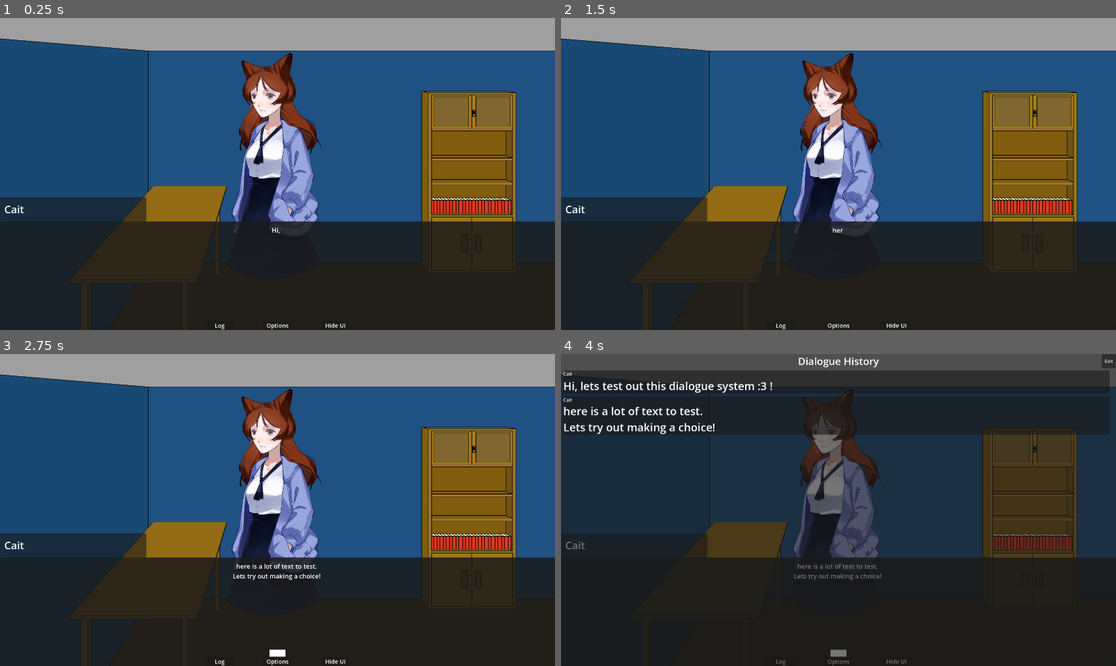
Above: before the commit, frames 1-4 (two rows, left to right).
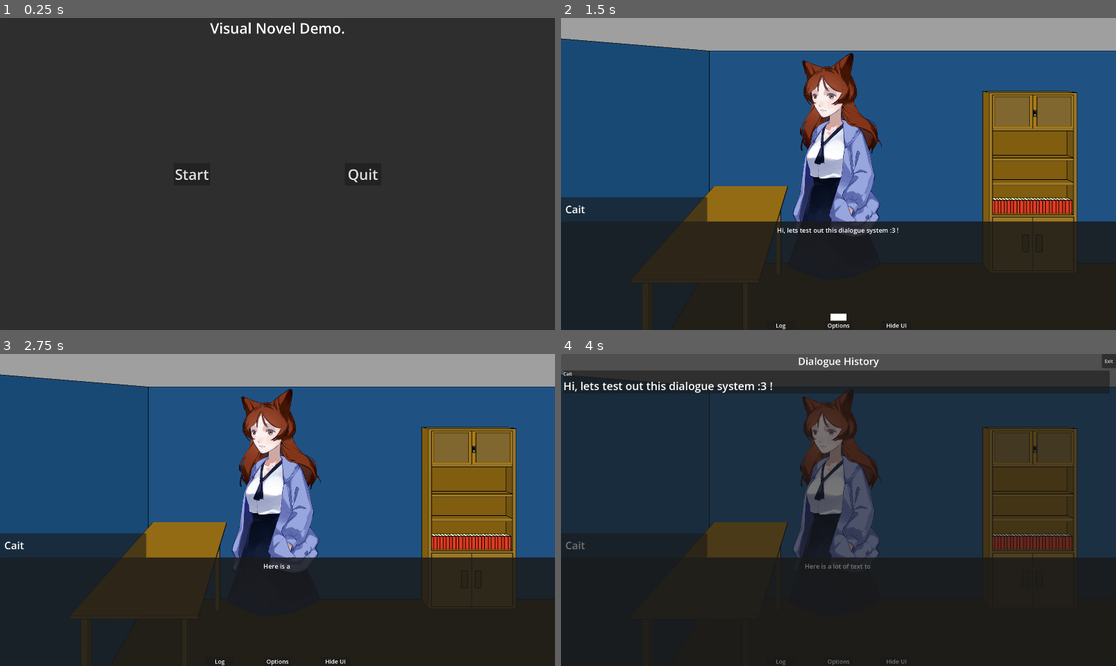
Above: after the commit, the same moments.

Repository: IIIIDizzleIIII/GodotDialogueTool
Game: Godot game, scene res://Manager.tscn
Same seed, same stepped clock (60 frames per second), same inputs: the game is played once before the commit and once after it.
Inputs (mouse positions are in pixels of both pictures, inside the frame that each line leads up to):
- Up to frame 1 (0.25 s): no input
- Up to frame 2 (1.5 s): click (755, 174) at 0.5 s, where only the run after the commit has a clickable "Start"; click (838, 170) at 1.25 s
- Up to frame 3 (2.75 s): click (277, 506) at 2 s
- Up to frame 4 (4 s): click "Log" at 2.75 s; click "Hide UI" at 3.5 s

The runs differ from the first frame. In frame 1, 63% of the frame differs, in the area x 0-100%, y 0-100%; in frame 2, 0.2%; in frame 3, 0.3%; in frame 4, 8.9%.

Commit message:
I cant actually remember

Diff:
--- a/DialogueSystem/DialogueSystem.gd
+++ b/DialogueSystem/DialogueSystem.gd
@@ -72,6 +72,7 @@
 			current_dialogue = current_dialogue.next_node
 		else:
 			get_tree().quit()
+			break
 
 func StartDialogueChoice(dialogue_event:DialogueEvent):
 	choices_menu.visible = true
@@ -80,7 +81,7 @@
 		new_button.text = i.ChoiceDialogue
 
 		if i.NextScene:
-			Autoloaded.LoadNewScene.emit(i.NextScene)
+			new_button.pressed.connect(func():Autoloaded.LoadNewScene.emit(i.NextScene))
 		else:
 			new_button.pressed.connect(func():EndDialogueChoice(i.NextEvent))
 
--- a/DialogueSystem/DialogueSystem.tscn
+++ b/DialogueSystem/DialogueSystem.tscn
@@ -20,7 +20,7 @@
 [sub_resource type="LabelSettings" id="LabelSettings_bdddm"]
 font_size = 35
 
-[node name="DialogueSystem" type="Control" unique_id=1922153073 node_paths=PackedStringArray("start_dialogue")]
+[node name="DialogueSystem" type="Control" unique_id=1922153073]
 layout_mode = 3
 anchors_preset = 15
 anchor_right = 1.0
@@ -28,7 +28,6 @@
 grow_horizontal = 2
 grow_vertical = 2
 script = ExtResource("1_08vf1")
-start_dialogue = NodePath("")
 
 [node name="BackgroundArt" type="TextureRect" parent="." unique_id=1615268578]
 layout_mode = 0
@@ -214,6 +213,7 @@
 layout_mode = 0
 offset_right = 1920.0
 offset_bottom = 1048.0
+focus_mode = 1
 flat = true
 
 [node name="DialogueChoices" type="Panel" parent="." unique_id=1986109199]
--- a/Scene0001.tscn
+++ b/Scene0001.tscn
@@ -33,7 +33,7 @@
 [node name="D0002" type="Node" parent="DialogueTree" unique_id=1125524568 node_paths=PackedStringArray("dialogue_choices")]
 script = ExtResource("2_6u3ut")
 speaker_name = "Cait"
-dialogue = "here is a lot of text to test.
+dialogue = "Here is a lot of text to test.
 Lets try out making a choice!"
 dialogue_choices = [NodePath("C0001"), NodePath("C0002")]
 metadata/_custom_type_script = "uid://bosofv4nj4i3v"
@@ -58,12 +58,33 @@
 next_node = NodePath("../D0005")
 metadata/_custom_type_script = "uid://bosofv4nj4i3v"
 
-[node name="D0004" type="Node" parent="DialogueTree" unique_id=1956803317 node_paths=PackedStringArray("dialogue_choices")]
+[node name="D0004" type="Node" parent="DialogueTree" unique_id=1956803317 node_paths=PackedStringArray("next_node")]
 script = ExtResource("2_6u3ut")
+speaker_name = "Cait"
 dialogue = "Haha, you did it anyways ;p."
 character_sprite = ExtResource("6_2lhxu")
-dialogue_choices = [null, null]
+next_node = NodePath("../D0006")
 metadata/_custom_type_script = "uid://bosofv4nj4i3v"
+
+[node name="D0006" type="Node" parent="DialogueTree" unique_id=1924314258 node_paths=PackedStringArray("dialogue_choices")]
+script = ExtResource("2_6u3ut")
+speaker_name = "Cait"
+dialogue = "Just because you diddn't want to pick an option, heres two more ;3."
+character_sprite = ExtResource("3_swiis")
+dialogue_choices = [NodePath("C0001"), NodePath("C0002")]
+metadata/_custom_type_script = "uid://bosofv4nj4i3v"
+
+[node name="C0001" type="Node" parent="DialogueTree/D0006" unique_id=1786088948 node_paths=PackedStringArray("NextEvent")]
+script = ExtResource("5_nsdn6")
+ChoiceDialogue = "This one will lead to a crash."
+NextEvent = NodePath("../../D0007")
+metadata/_custom_type_script = "uid://c13pfjjseguqo"
+
+[node name="C0002" type="Node" parent="DialogueTree/D0006" unique_id=1045577681]
+script = ExtResource("5_nsdn6")
+ChoiceDialogue = "This one goes back to the title!"
+NextScene = "res://Title.tscn"
+metadata/_custom_type_script = "uid://c13pfjjseguqo"
 
 [node name="D0005" type="Node" parent="DialogueTree" unique_id=1093629136]
 script = ExtResource("2_6u3ut")
@@ -72,3 +93,10 @@
 character_sprite = ExtResource("3_swiis")
 next_scene = "res://Scene0002.tscn"
 metadata/_custom_type_script = "uid://bosofv4nj4i3v"
+
+[node name="D0007" type="Node" parent="DialogueTree" unique_id=920854637]
+script = ExtResource("2_6u3ut")
+speaker_name = "Cait"
+dialogue = "Well you asked for it!"
+character_sprite = ExtResource("6_2lhxu")
+metadata/_custom_type_script = "uid://bosofv4nj4i3v"
--- a/Scene0002.tscn
+++ b/Scene0002.tscn
@@ -4,6 +4,7 @@
 [ext_resource type="Script" uid="uid://bosofv4nj4i3v" path="res://Classes/DialogueClass.gd" id="2_3kfwo"]
 [ext_resource type="Texture2D" uid="uid://brh0oter4a8m4" path="res://Assets/C1Sprites/Sprite1.tres" id="3_1et46"]
 [ext_resource type="Texture2D" uid="uid://7q2tcy1ue7ok" path="res://Assets/C1Sprites/Sprite3.tres" id="4_pdhgs"]
+[ext_resource type="Texture2D" uid="uid://dkdgk72fkijl2" path="res://Assets/C1Sprites/Sprite2.tres" id="5_3kfwo"]
 
 [node name="Scene0002" type="Control" unique_id=1919312325]
 layout_mode = 3
@@ -27,9 +28,59 @@
 next_node = NodePath("../D0002")
 metadata/_custom_type_script = "uid://bosofv4nj4i3v"
 
-[node name="D0002" type="Node" parent="DialogueTree" unique_id=1648820119]
+[node name="D0002" type="Node" parent="DialogueTree" unique_id=1648820119 node_paths=PackedStringArray("next_node")]
 script = ExtResource("2_3kfwo")
 speaker_name = "Cait"
 dialogue = "It's a little empty isn't it?"
 character_sprite = ExtResource("4_pdhgs")
+next_node = NodePath("../D0003")
 metadata/_custom_type_script = "uid://bosofv4nj4i3v"
+
+[node name="D0003" type="Node" parent="DialogueTree" unique_id=1464838283 node_paths=PackedStringArray("next_node")]
+script = ExtResource("2_3kfwo")
+speaker_name = "Cait"
+dialogue = "The sheer nothingness is kind of overwhelming."
+character_sprite = ExtResource("4_pdhgs")
+next_node = NodePath("../D0004")
+metadata/_custom_type_script = "uid://bosofv4nj4i3v"
+
+[node name="D0004" type="Node" parent="DialogueTree" unique_id=533956243 node_paths=PackedStringArray("next_node")]
+script = ExtResource("2_3kfwo")
+speaker_name = "Cait"
+dialogue = "This is quite a small demo."
+character_sprite = ExtResource("3_1et46")
+next_node = NodePath("../D0005")
+metadata/_custom_type_script = "uid://bosofv4nj4i3v"
+
+[node name="D0005" type="Node" parent="DialogueTree" unique_id=131273182 node_paths=PackedStringArray("next_node")]
+script = ExtResource("2_3kfwo")
+speaker_name = "Cait"
+dialogue = "After its over, what will happen to me?"
+character_sprite = ExtResource("4_pdhgs")
+next_node = NodePath("../D0006")
+metadata/_custom_type_script = "uid://bosofv4nj4i3v"
+
+[node name="D0006" type="Node" parent="DialogueTree" unique_id=1289967959 node_paths=PackedStringArray("next_node")]
+script = ExtResource("2_3kfwo")
+speaker_name = "Cait"
+dialogue = "Is this all I was made to do?"
+character_sprite = ExtResource("4_pdhgs")
+next_node = NodePath("../D0007")
+metadata/_custom_type_script = "uid://bosofv4nj4i3v"
+
+[node name="D0007" type="Node" parent="DialogueTree" unique_id=2124902538 node_paths=PackedStringArray("next_node")]
+script = ExtResource("2_3kfwo")
+speaker_name = "Cait"
+dialogue = "I think the demo will reset soon."
+character_sprite = ExtResource("4_pdhgs")
+next_node = NodePath("../D0008")
+metadata/_custom_type_script = "uid://bosofv4nj4i3v"
+
+[node name="D0008" type="Node" parent="DialogueTree" unique_id=695907241]
+script = ExtResource("2_3kfwo")
+speaker_name = "Cait"
+dialogue = "Wait!
+Please don't leave!"
+character_sprite = ExtResource("5_3kfwo")
+next_scene = "res://Title.tscn"
+metadata/_custom_type_script = "uid://bosofv4nj4i3v"
--- a/SceneManager.gd
+++ b/SceneManager.gd
@@ -11,4 +11,4 @@
 
 func _ready() -> void:
 	Autoloaded.LoadNewScene.connect(LoadNewScene)
-	Autoloaded.LoadNewScene.emit("res://Scene0001.tscn")
+	Autoloaded.LoadNewScene.emit("res://Title.tscn")
--- /dev/null
+++ b/Title.tscn
@@ -0,0 +1,68 @@
+[gd_scene format=3 uid="uid://sqna5oof4gwu"]
+
+[sub_resource type="GDScript" id="GDScript_e704d"]
+script/source = "extends Panel
+
+func Start():
+	Autoloaded.LoadNewScene.emit(\"res://Scene0001.tscn\")
+func Quit():
+	get_tree().quit()
+"
+
+[sub_resource type="LabelSettings" id="LabelSettings_c0dwi"]
+font_size = 50
+
+[node name="Title" type="Panel" unique_id=664555853]
+anchors_preset = 15
+anchor_right = 1.0
+anchor_bottom = 1.0
+grow_horizontal = 2
+grow_vertical = 2
+script = SubResource("GDScript_e704d")
+
+[node name="Label" type="Label" parent="." unique_id=658496317]
+layout_mode = 1
+anchors_preset = 5
+anchor_left = 0.5
+anchor_right = 0.5
+offset_left = -20.0
+offset_right = 20.0
+offset_bottom = 23.0
+grow_horizontal = 2
+text = "Visual Novel Demo."
+label_settings = SubResource("LabelSettings_c0dwi")
+
+[node name="StartButton" type="Button" parent="." unique_id=2054585414]
+layout_mode = 1
+anchors_preset = -1
+anchor_left = 0.379
+anchor_top = 0.46500003
+anchor_right = 0.379
+anchor_bottom = 0.46500003
+offset_left = -126.67999
+offset_top = -0.20004272
+offset_right = -0.6799927
+offset_bottom = 76.79996
+grow_horizontal = 2
+grow_vertical = 2
+theme_override_font_sizes/font_size = 50
+text = "Start"
+
+[node name="QuitButton" type="Button" parent="." unique_id=1148158363]
+layout_mode = 1
+anchors_preset = -1
+anchor_left = 0.65400004
+anchor_top = 0.5
+anchor_right = 0.65400004
+anchor_bottom = 0.5
+offset_left = -62.680054
+offset_top = -38.0
+offset_right = 63.319946
+offset_bottom = 39.0
+grow_horizontal = 2
+grow_vertical = 2
+theme_override_font_sizes/font_size = 50
+text = "Quit"
+
+[connection signal="pressed" from="StartButton" to="." method="Start"]
+[connection signal="pressed" from="QuitButton" to="." method="Quit"]
